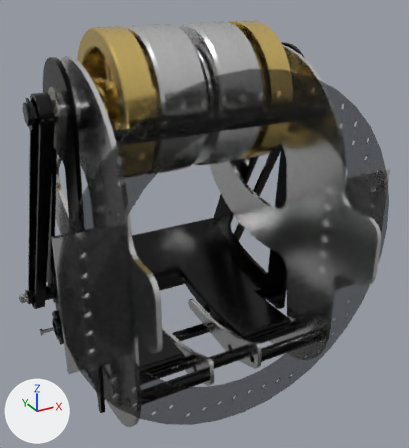
A saved change to the glTF model AScope Assets/Robot_Chuck Norris/model_0.glb.
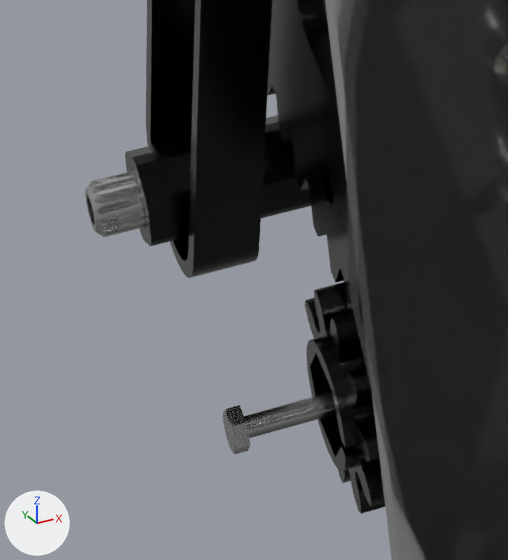
The first picture shows the older version from a camera (50 mm lens) standing at (0.014, 0.051, -0.012) and looking at (0.209, 0.407, -0.19). The close-ups show the older and then the newer version on the part from 2% to 20% of the width and 60% to 78% of the height of that picture. Only the edits that show in the close-ups are written down. The lights are fixed; the arrows at lower left show +X, +Y and +Z. Where no turn or scale is listed for an object, it has been applied to the vertices.

Names of what the first close-up shows: '1/2" Hex Adapter (1" L, 8mm SplineXS Bore)', '10t Steel Spur Gear (10 DP, 1/2" Hex Bore)', '170T 3M 9mm Wide Belt.001', 'Kraken X44 Brushless Motor.001', 'M3 x 35mm Hex Cap Screw', 'Shooter Base Plate', 'Shooter Side Plate Mounting Angle.001', 'Toothed Hood Side Plate'.
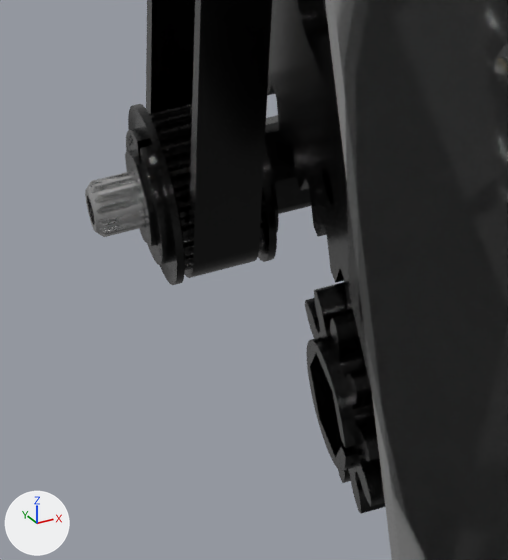
The newer file is also turned or shifted as a whole; pictures and numbers use the older file's frame.

What differs and where, as boxes (x1, y1, x2, y2) in the close-ups (508 x 560 px):
'24t Aluminum Pulley (GT2 3mm, 9mm Wide, 1/2" Hex Bore).003', added: after (126, 104, 279, 285)
'M3 x 35mm Hex Cap Screw', deleted: before (223, 392, 336, 454)

The change, as a diff of the scene's bpy script:
```diff
--- a/AScope Assets/Robot_Chuck Norris/model_0.glb.py
+++ b/AScope Assets/Robot_Chuck Norris/model_0.glb.py
@@ mat_mat_15 @@
 mat_mat_15 = principled_material('mat_15')
-mat_mat_15.base_color = (0.565, 0.565, 0.565)  # light grey #c6c6c6
+mat_mat_15.base_color = (0.665, 1.0, 0.109)  # green #d5ff5d
 mat_mat_15.metallic = 1.0
@@ me_24t_aluminum_pulley__gt2_3mm__9mm_wide__1_2__hex_bore__003 @@
+me_24t_aluminum_pulley__gt2_3mm__9mm_wide__1_2__hex_bore__003.from_pydata(...)  # 2750 vertices, 5500 faces; spans x -0.0079..0.0079, y -0.0127..0.0127, z -0.0127..0.0127
+me_24t_aluminum_pulley__gt2_3mm__9mm_wide__1_2__hex_bore__003.materials.append(mat_mat_1)  # dark grey #373737
@@ ob_m3_x_35mm_hex_cap_screw @@
-ob_m3_x_35mm_hex_cap_screw = bpy.data.objects.new('M3 x 35mm Hex Cap Screw', me_m3_x_35mm_hex_cap_screw)
-ob_m3_x_35mm_hex_cap_screw.location = (0.0908, 0.4847, -0.2973)
@@ ob_24t_aluminum_pulley__gt2_3mm__9mm_wide__1_2__hex_bore__003 @@
+ob_24t_aluminum_pulley__gt2_3mm__9mm_wide__1_2__hex_bore__003 = bpy.data.objects.new('24t Aluminum Pulley (GT2 3mm, 9mm Wide, 1/2" Hex Bore).003', me_24t_aluminum_pulley__gt2_3mm__9mm_wide__1_2__hex_bore__003)
+ob_24t_aluminum_pulley__gt2_3mm__9mm_wide__1_2__hex_bore__003.location = (0.0968, 0.5249, -0.283)
```
